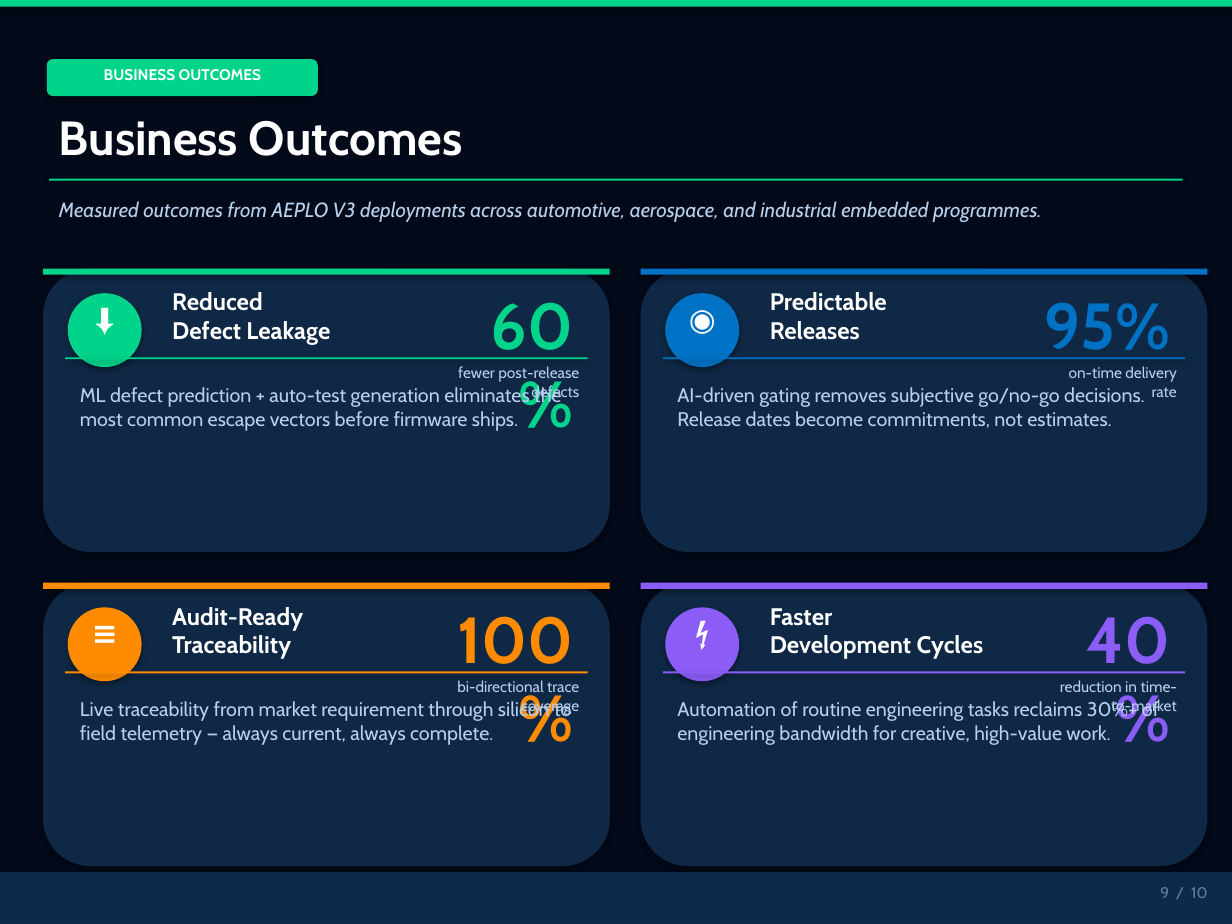
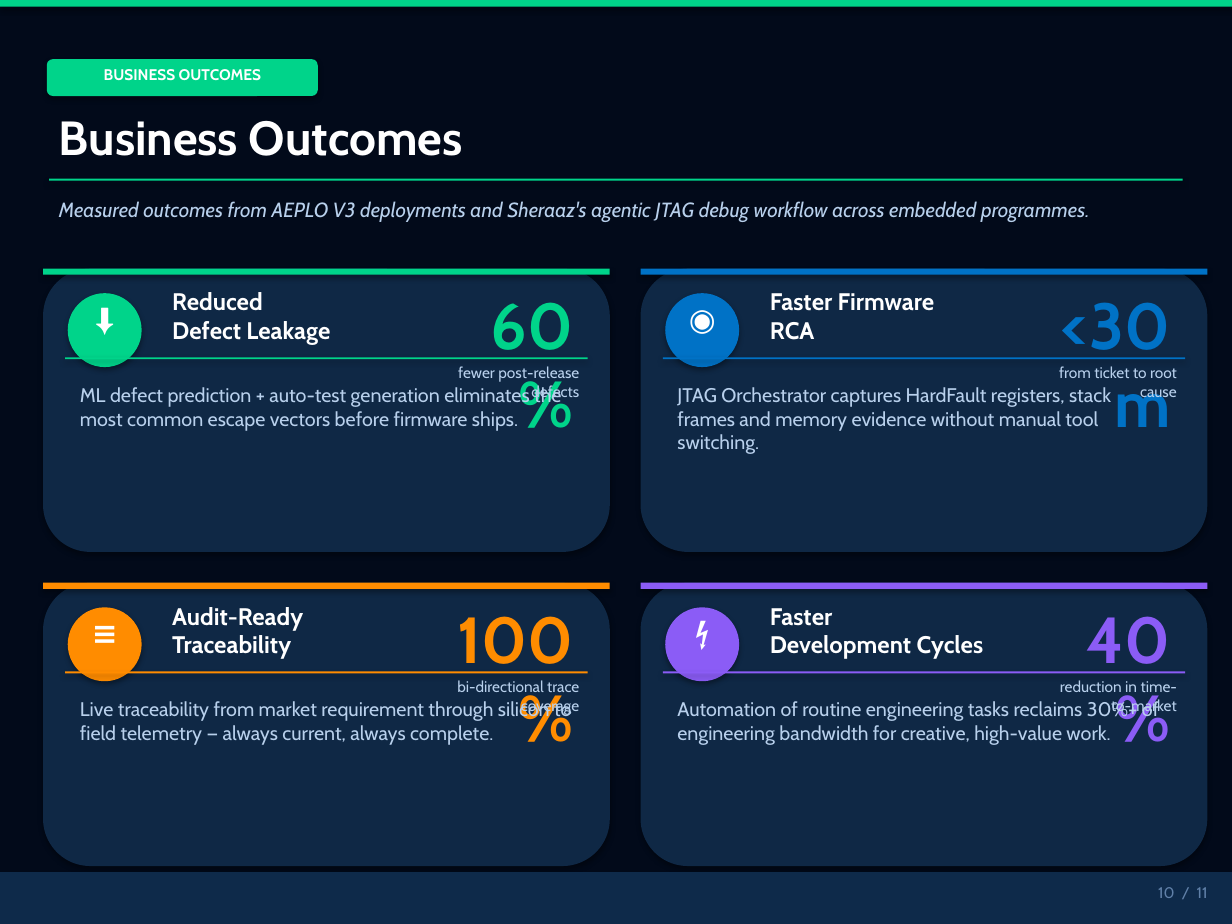
Before and after one commit to shyamnexus/HON_PPT, a slide deck: slide 10 of AI-Driven Embedded Product Lifecycle OrchestratorV3.pptx (slide 9 before the commit). Drawn at 1232x924 pixels with LibreOffice and Linux fonts; fonts in the diff are those of the drawing. Boxes give left, top, right and bottom in pixels: in the first picture for what was removed or moved away, otherwise in the second. Text is boxed around its words. In the diff, an @@ line names an element or a change of style, - is before the commit and + after.

```diff
--- a/AI-Driven Embedded Product Lifecycle OrchestratorV3.pptx
+++ b/AI-Driven Embedded Product Lifecycle OrchestratorV3.pptx
@@ text at [59,201,1089,222]: text changed @@
-Measured outcomes from AEPLO V3 deployments across automotive, aerospace, and industrial embedded programmes.
+Measured outcomes from AEPLO V3 deployments and Sheraaz's agentic JTAG debug workflow across embedded programmes.
@@ text at [770,293,935,340]: text changed @@
-Predictable
-Releases
+Faster Firmware
+RCA
@@ text at [1044,302,1170,359]: text changed @@
-95%
+<30m
@@ text at [677,387,1111,454]: text changed @@
-AI-driven gating removes subjective go/no-go decisions. Release dates become commitments, not estimates.
+JTAG Orchestrator captures HardFault registers, stack frames and memory evidence without manual tool switching.
@@ text at [1059,366,1177,401]: text changed @@
-on-time delivery rate
+from ticket to root cause
@@ text at [1158,887,1208,898]: text changed @@
-9 / 10
+10 / 11
```
Also in this commit, not shown: 9 other slides changed, 1 slide added, 2 other files.
